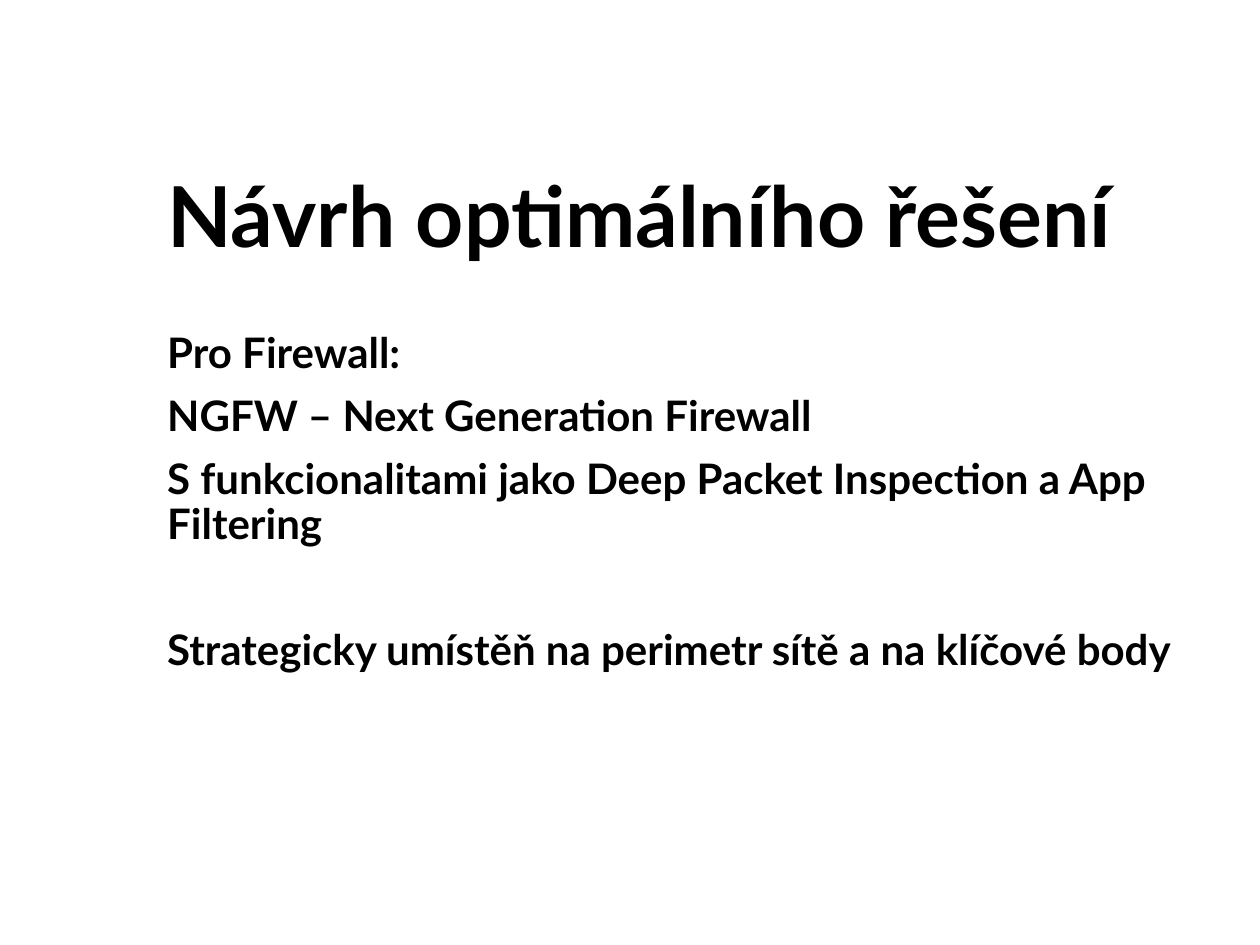
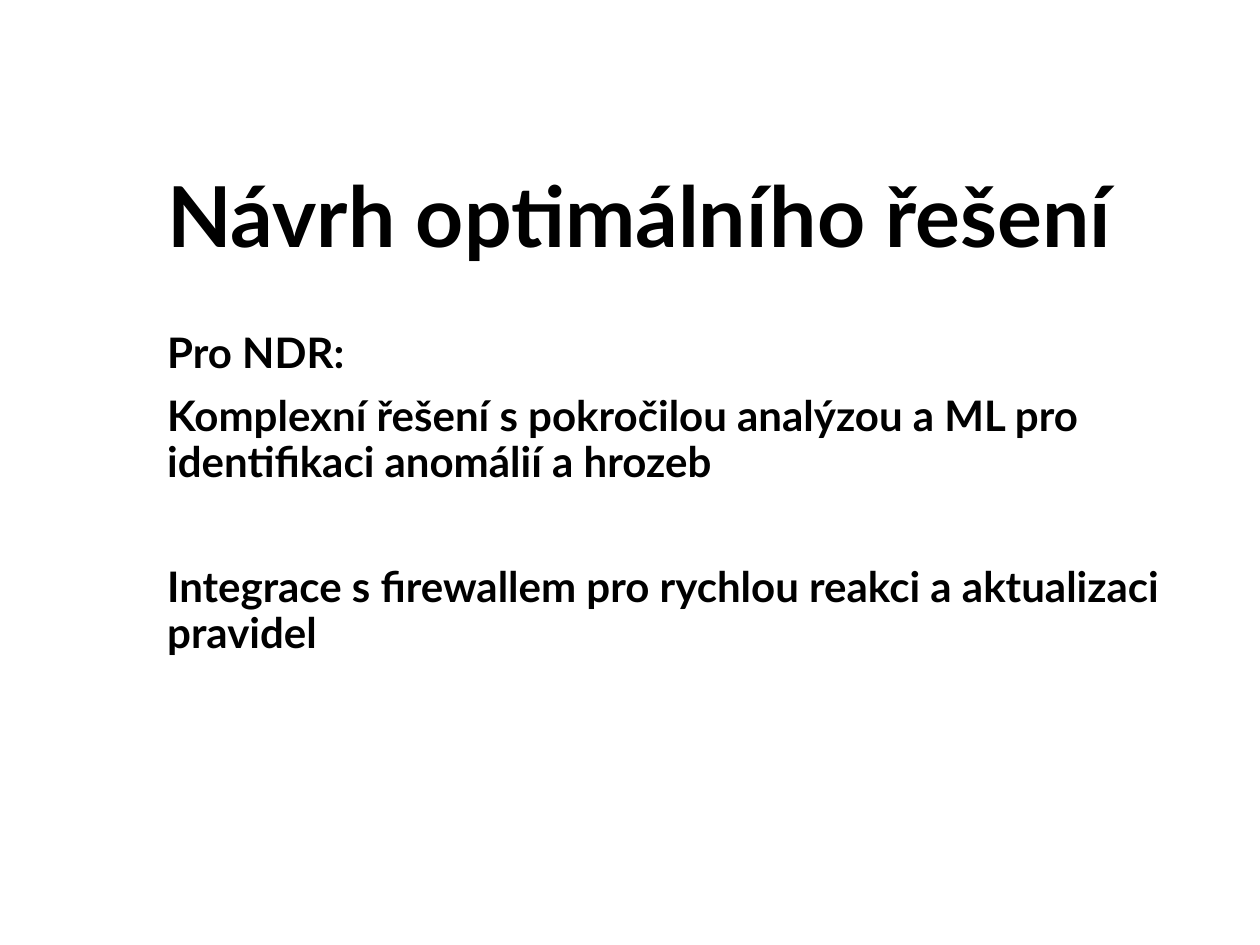
Before and after one commit to zimice/pr5_ndr, a slide deck: slide 12 of kochanek_ndr_prezentace.pptx (slide 11 before the commit). Drawn at 1260x945 pixels with LibreOffice and Linux fonts; fonts in the diff are those of the drawing; background and template pictures are left out. Boxes give left, top, right and bottom in pixels: in the first picture for what was removed or moved away, otherwise in the second. Text is boxed around its words. In the diff, an @@ line names an element or a change of style, - is before the commit and + after.

```diff
--- a/kochanek_ndr_prezentace.pptx
+++ b/kochanek_ndr_prezentace.pptx
@@ subtitle at box(167, 337, 1159, 655): text changed @@
-Pro Firewall:
-NGFW – Next Generation Firewall
-S funkcionalitami jako Deep Packet Inspection a App Filtering
-Strategicky umístěň na perimetr sítě a na klíčové body
+Pro NDR:
+Komplexní řešení s pokročilou analýzou a ML pro identifikaci anomálií a hrozeb
+Integrace s firewallem pro rychlou reakci a aktualizaci pravidel
```
Also in this commit, not shown: 2 other slides changed, 1 slide added.
